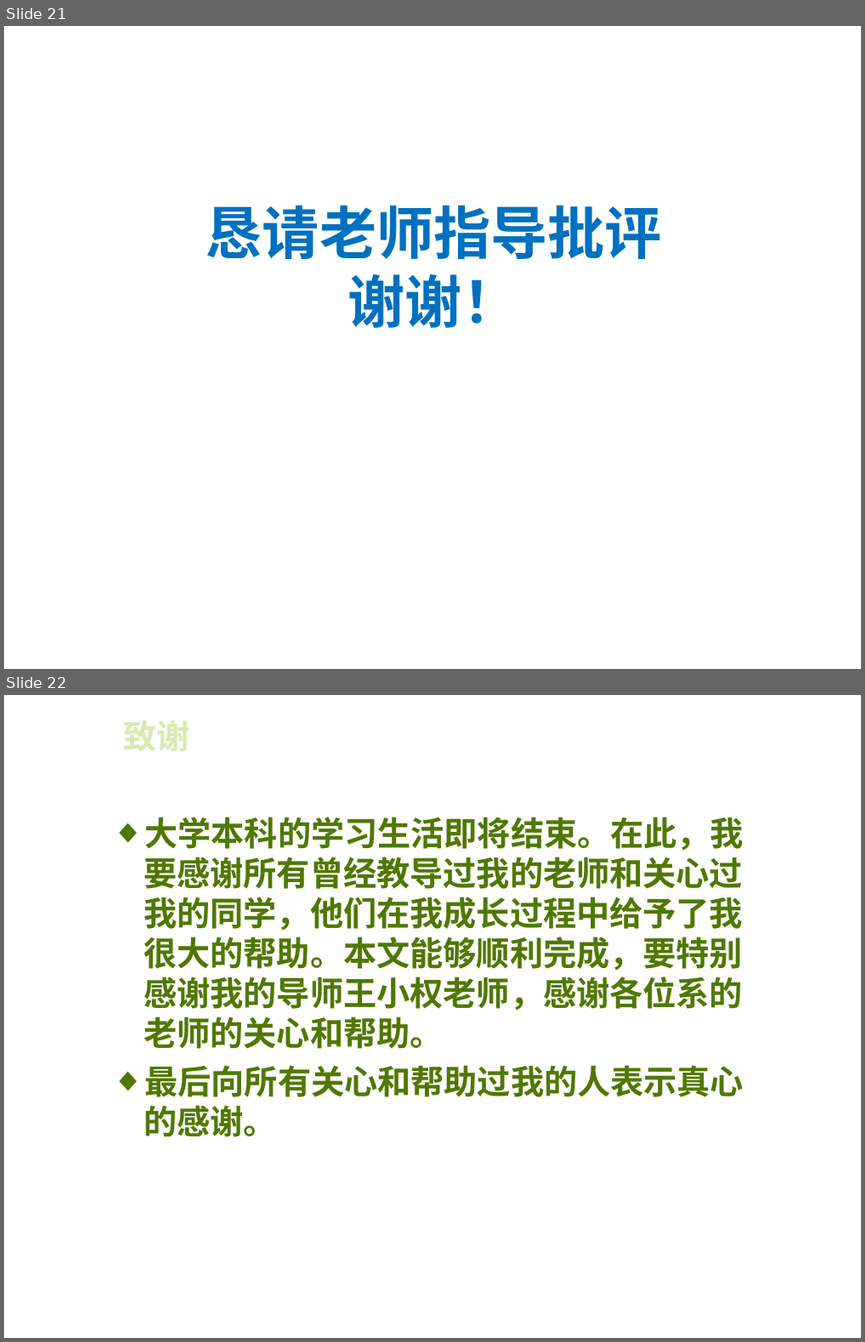
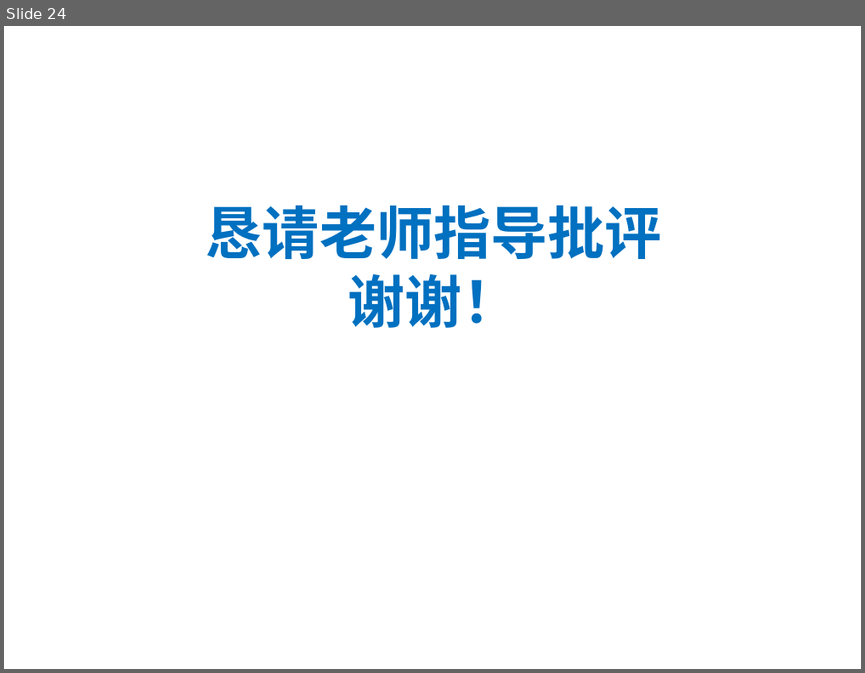
Before and after one commit to MyLifeMyTravel/Graduation, a slide deck: 毕业设计/毕业论文答辩-厉圣杰.ppt. Shown one above the other, each under a label of ours: slides 21 and 22 before the commit, slide 24 after it. The pictures are 865x1342 and 865x673 pixels, drawn with LibreOffice and Linux fonts; fonts in the diff are those of the drawing; background and template pictures are left out. Boxes give left, top, right and bottom in pixels: in the first picture for what was removed or moved away, otherwise in the second. Text is boxed around its words. In the diff, an @@ line names an element or a change of style, - is before the commit and + after.

```diff
--- a/毕业设计/毕业论文答辩-厉圣杰.ppt
+++ b/毕业设计/毕业论文答辩-厉圣杰.ppt
@@ slide 22 removed at [4,695,861,1338], background picture (left out) @@
@@ title removed at [115,707,851,765] @@
-致谢
@@ text removed at [143,817,744,1137] @@
-◆ 大学本科的学习生活即将结束。在此，我要感谢所有曾经教导过我的老师和关心过我的同学，他们在我成长过程中给予了我很大的帮助。本文能够顺利完成，要特别感谢我的导师王小权老师，感谢各位系的老师的关心和帮助。
-◆ 最后向所有关心和帮助过我的人表示真心的感谢。
@@ what was slide 21 is now slide 24 @@
```
Also in this commit, not shown: 8 slides changed, 3 slides added, 1 other file.
